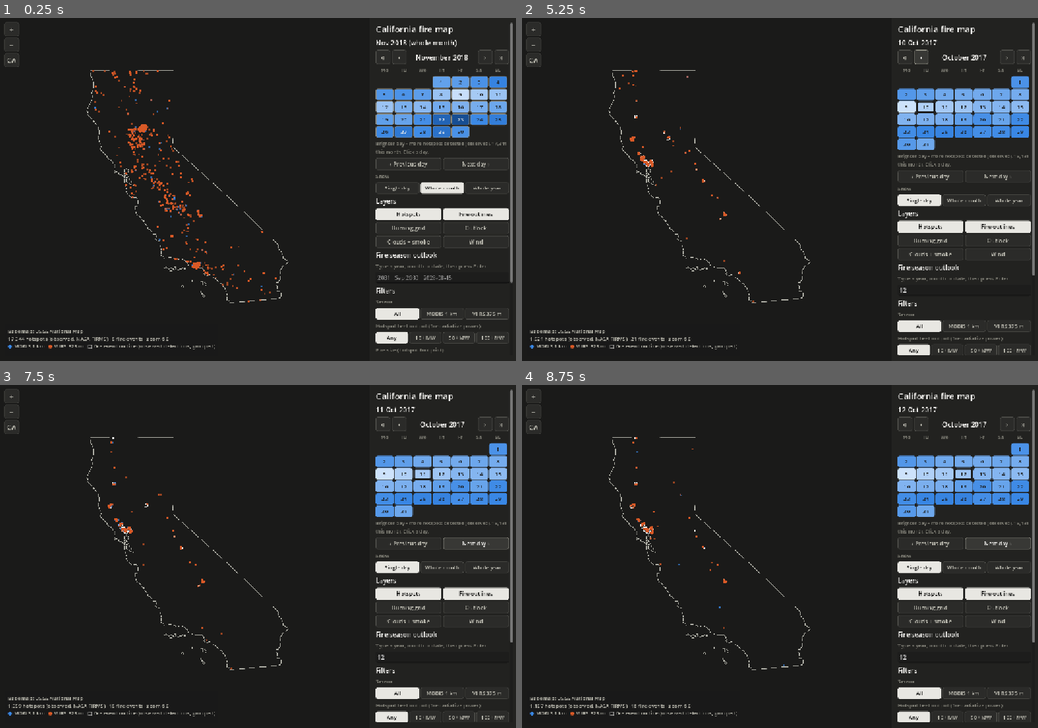
Above: before the commit, frames 1-4 (two rows, left to right).
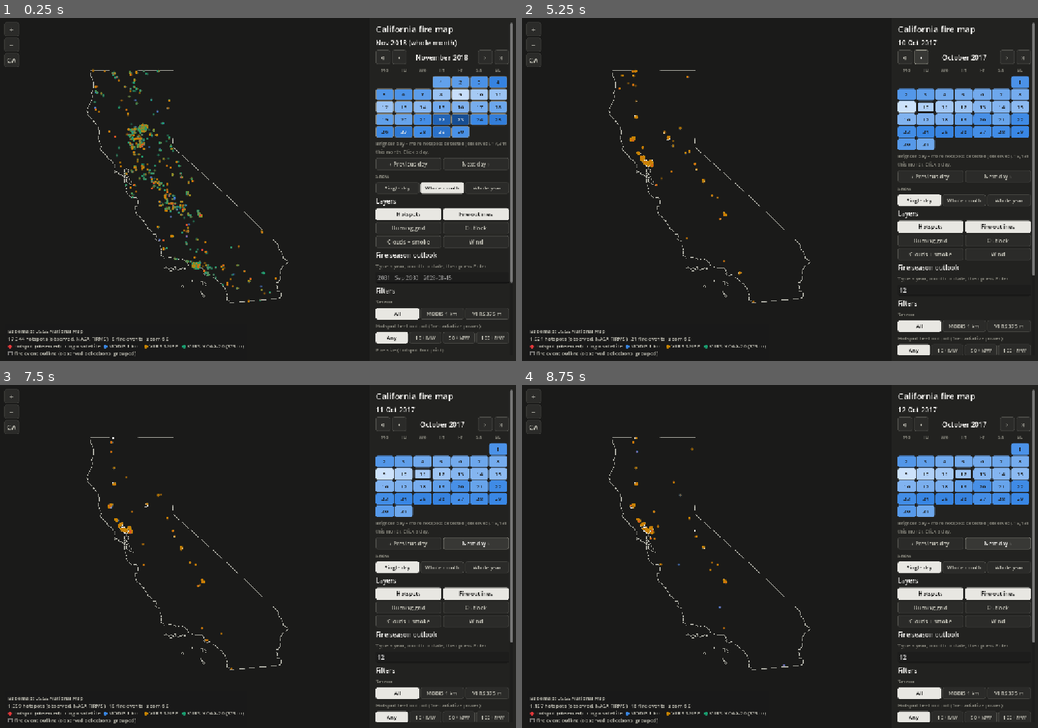
Above: after the commit, the same moments.

Repository: ashved123/Space-Pickles-Harmonization
Game: Godot game, scene res://ui/map_view.tscn
Same seed, same stepped clock (60 frames per second), same inputs: the game is played once before the commit and once after it.
Inputs (mouse positions are in pixels of both pictures, inside the frame that each line leads up to):
- Up to frame 1 (0.25 s): no input
- Up to frame 2 (5.25 s): click (965, 278) at 0.52 s; type "12" at 0.6 s; click "Single day" at 1.25 s; click "Single day" at 2 s; click "Next day ›" at 2.75 s; click "Next day ›" at 3.5 s; click "«" at 4.25 s; click "‹" at 5 s
- Up to frame 3 (7.5 s): click "Single day" at 5.75 s; click "Single day" at 6.5 s; click "Next day ›" at 7.25 s
- Up to frame 4 (8.75 s): click "Next day ›" at 8 s

The runs differ from the first frame. In frame 1, 1.4% of the frame differs, in the area x 1-54%, y 14-99%; in frame 2, 0.6%; in frame 3, 0.5%; in frame 4, 0.5%.

Commit message:
Colour hotspots by satellite: red centre, ring per sensor
Every hotspot is a circle with a red centre (observed fire detection)
and a ring in its satellite's colour: MODIS blue, VIIRS S-NPP yellow,
VIIRS NOAA-20 aqua. The two VIIRS satellites used to share one orange,
which was also too close to red. The ring colours pass the all-pairs
colour-blind check on the dark surface. Markers are at least 7 px so
the ring stays visible when zoomed out; the legend matches.

Co-Authored-By: Claude Fable 5.2 <noreply@anthropic.com>

Diff:
--- a/app/map/hotspot_layer.gd
+++ b/app/map/hotspot_layer.gd
@@ -1,10 +1,23 @@
 ## Draws many hotspots at once with a MultiMesh (one quad per detection, one draw call).
-## Each quad carries a round dot texture, so detections show as circles. The circle's diameter
-## is the sensor's pixel footprint, but never smaller than MIN_PX on screen.
+## Each detection is a circle with a red centre (the fire) and a ring in its satellite's
+## colour. The circle's diameter is the sensor's pixel footprint, but never smaller than
+## MIN_PX on screen.
 extends MultiMeshInstance2D
 
-const MIN_PX := 4.0
-const DOT_PX := 64  # size of the dot texture
+const MIN_PX := 7.0
+const CORE_COLOR := Color("#e5383b")  # red centre: an observed hotspot, whatever the satellite
+# The quad's colour (set per detection) is the ring; the centre is painted red on top.
+const SHADER := "
+shader_type canvas_item;
+uniform vec4 core : source_color;
+void fragment() {
+	float d = length(UV - vec2(0.5)) * 2.0;  // 0 at the centre, 1 at the edge
+	float aa = fwidth(d);
+	float in_ring = smoothstep(0.55 - aa, 0.55, d);
+	float inside = 1.0 - smoothstep(1.0 - aa, 1.0, d);
+	COLOR = vec4(mix(core.rgb, COLOR.rgb, in_ring), COLOR.a * inside);
+}
+"
 
 var footprint_world := 33.0  # sensor pixel size in world px (set by the map)
 var _quad := QuadMesh.new()
@@ -15,24 +28,17 @@
 	multimesh.transform_format = MultiMesh.TRANSFORM_2D
 	multimesh.use_colors = true
 	multimesh.mesh = _quad
-	texture = _dot_texture()
-	texture_filter = CanvasItem.TEXTURE_FILTER_LINEAR_WITH_MIPMAPS
+	var shader := Shader.new()
+	shader.code = SHADER
+	var mat := ShaderMaterial.new()
+	mat.shader = shader
+	mat.set_shader_parameter("core", CORE_COLOR)
+	material = mat
 
 
-## White disc with a soft edge; each instance's colour tints it.
-static func _dot_texture() -> ImageTexture:
-	var img := Image.create(DOT_PX, DOT_PX, false, Image.FORMAT_RGBA8)
-	var mid := DOT_PX / 2.0
-	for y in DOT_PX:
-		for x in DOT_PX:
-			var d := Vector2(x + 0.5 - mid, y + 0.5 - mid).length()
-			img.set_pixel(x, y, Color(1, 1, 1, clampf(mid - 0.5 - d, 0.0, 1.0)))
-	img.generate_mipmaps()
-	return ImageTexture.create_from_image(img)
-
-
-## Rebuild instances for the given detection indices.
-func build(positions: PackedVector2Array, indices: PackedInt32Array, color: Color) -> void:
+## Rebuild instances for the given detection indices. `sensors` holds a sensor code per
+## detection and `ring_colors` the ring colour for each code.
+func build(positions: PackedVector2Array, indices: PackedInt32Array, sensors: PackedByteArray, ring_colors: Array[Color]) -> void:
 	var n := indices.size()
 	multimesh.instance_count = n
 	if n == 0:
@@ -42,6 +48,7 @@
 	var k := 0
 	for i in indices:
 		var p := positions[i]
+		var color := ring_colors[sensors[i]]
 		# 2D transform rows (x.x, y.x, pad, origin.x, x.y, y.y, pad, origin.y), then colour.
 		buf[k] = 1.0
 		buf[k + 1] = 0.0
--- a/app/ui/map_view.gd
+++ b/app/ui/map_view.gd
@@ -19,8 +19,10 @@
 const INK := Color("#f0efec")
 const INK_2 := Color("#c3c2b7")
 const INK_3 := Color("#8a897f")
-const MODIS_COLOR := Color("#3987e5")  # categorical slot 1 (dark mode)
-const VIIRS_COLOR := Color("#d95926")  # categorical slot 2 (dark mode)
+# Ring colour per sensor code (0 MODIS, 1 VIIRS S-NPP, 2 VIIRS NOAA-20): blue, yellow, aqua from the
+# categorical palette, validated all-pairs colour-blind safe on the dark surface. The red centre
+# of every hotspot (HotspotLayer.CORE_COLOR) means "observed fire detection", whatever the satellite.
+const SENSOR_COLORS: Array[Color] = [Color("#3987e5"), Color("#c98500"), Color("#199e70")]
 const PANEL_W := 340.0
 const INNER_W := PANEL_W - 30.0
 const DAY_W := 42.0
@@ -616,8 +618,8 @@
 				shown_idx_modis.append(i)
 			else:
 				shown_idx_viirs.append(i)
-	modis_layer.build(hs.pos, shown_idx_modis, Color(MODIS_COLOR, 0.9))
-	viirs_layer.build(hs.pos, shown_idx_viirs, Color(VIIRS_COLOR, 0.9))
+	modis_layer.build(hs.pos, shown_idx_modis, hs.sensor, SENSOR_COLORS)
+	viirs_layer.build(hs.pos, shown_idx_viirs, hs.sensor, SENSOR_COLORS)
 
 	# Fires burning at any time in the date range.
 	shown_fires = []
@@ -762,7 +764,8 @@
 	status.text = "%s%s\n%s hotspots (observed, NASA FIRMS) · %d fire events · zoom %.1f\n%s" % [
 		base, ("   loading %d tiles…" % loading) if loading > 0 else "",
 		_thousands(n_hot), shown_fires.size(), zoom,
-		"[color=#3987e5]●[/color] MODIS 1 km   [color=#d95926]●[/color] VIIRS 375 m   [color=#f0efec]□[/color] fire event outline (observed detections, grouped)"]
+		"[color=#e5383b]●[/color] hotspot (observed)   ring = satellite: [color=#3987e5]●[/color] MODIS 1 km   [color=#c98500]●[/color] VIIRS S-NPP   [color=#199e70]●[/color] VIIRS NOAA-20 (375 m)
+[color=#f0efec]□[/color] fire event outline (observed detections, grouped)"]
 
 
 static func _thousands(n: int) -> String:
Not shown, changed: CLAUDE.md
